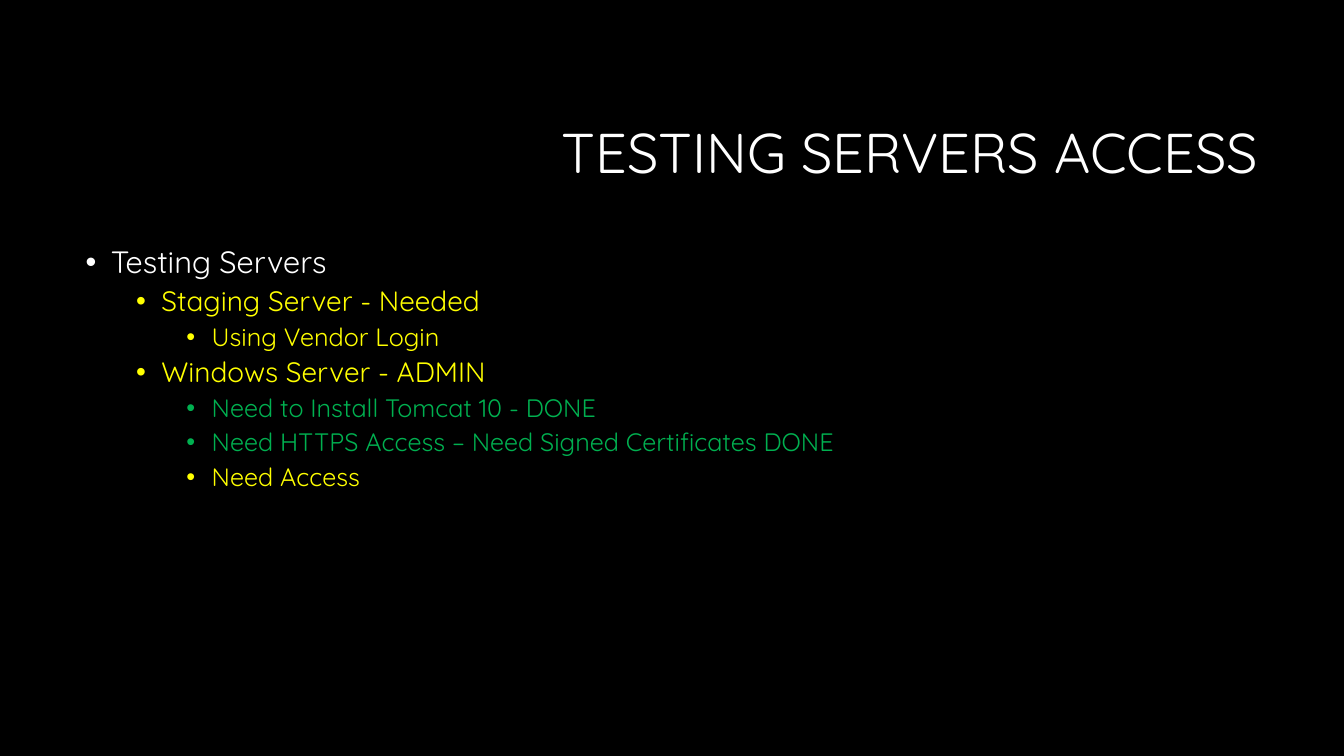
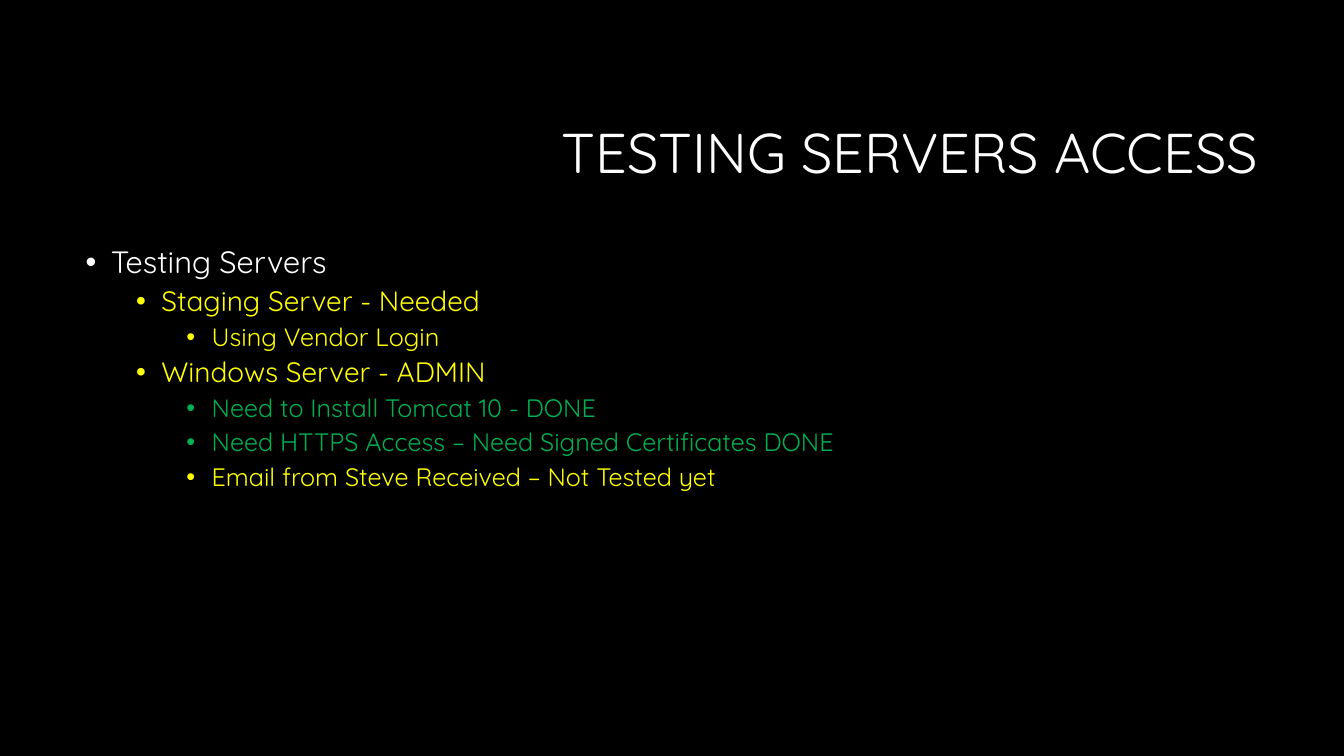
Before and after one commit to joefavero/WaukeshaBBScheduler, a slide deck: slide 7 of docs/Waukesha Week 4.pptx. Drawn at 1344x756 pixels with LibreOffice and Linux fonts; fonts in the diff are those of the drawing; background and template pictures are left out. Boxes give left, top, right and bottom in pixels: in the first picture for what was removed or moved away, otherwise in the second. Text is boxed around its words. In the diff, an @@ line names an element or a change of style, - is before the commit and + after.

```diff
--- a/docs/Waukesha Week 4.pptx
+++ b/docs/Waukesha Week 4.pptx
@@ text at box(212, 467, 716, 491): text changed @@
-    • Need Access
+    • Email from Steve Received – Not Tested yet
```
Also in this commit, not shown: 5 other slides changed, 1 slide added, 1 slide removed, 1 other file.
